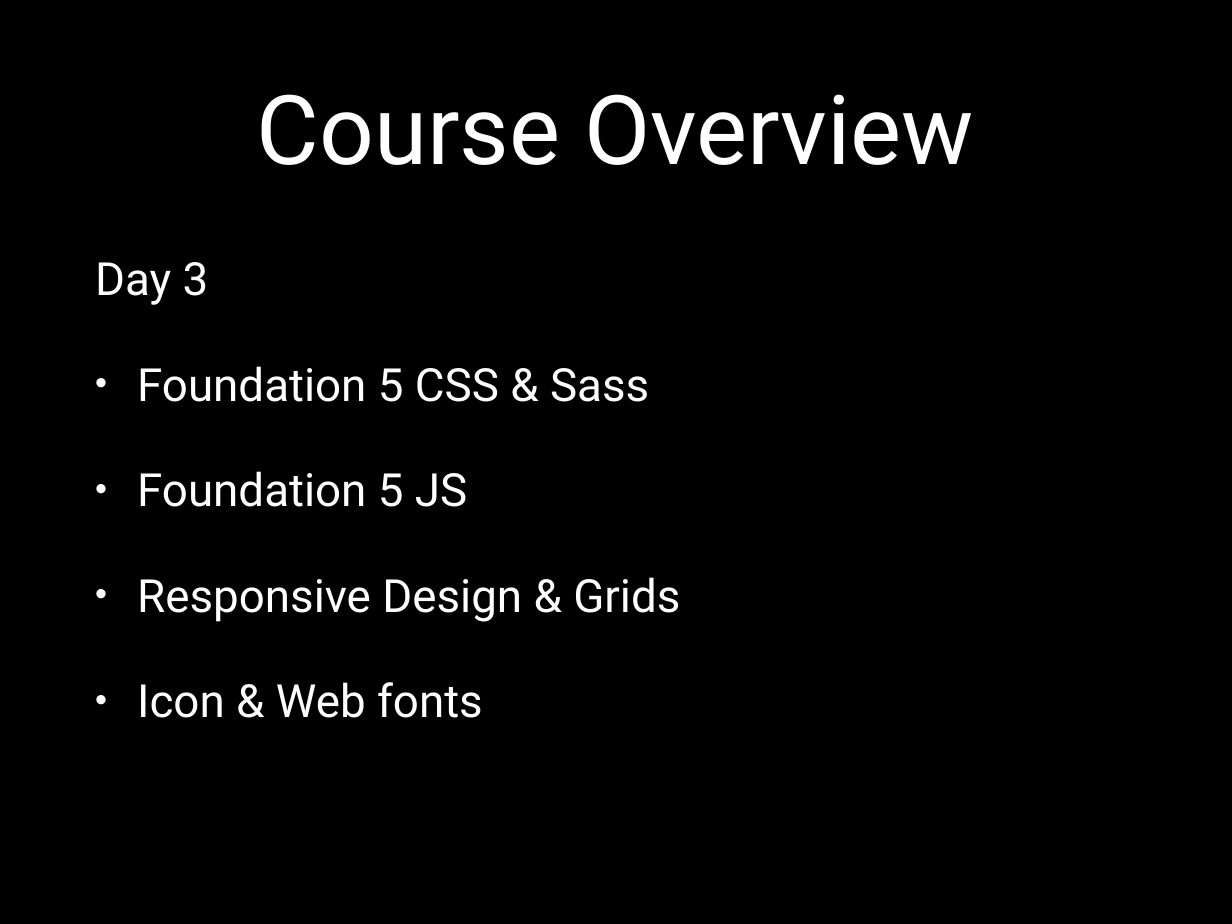
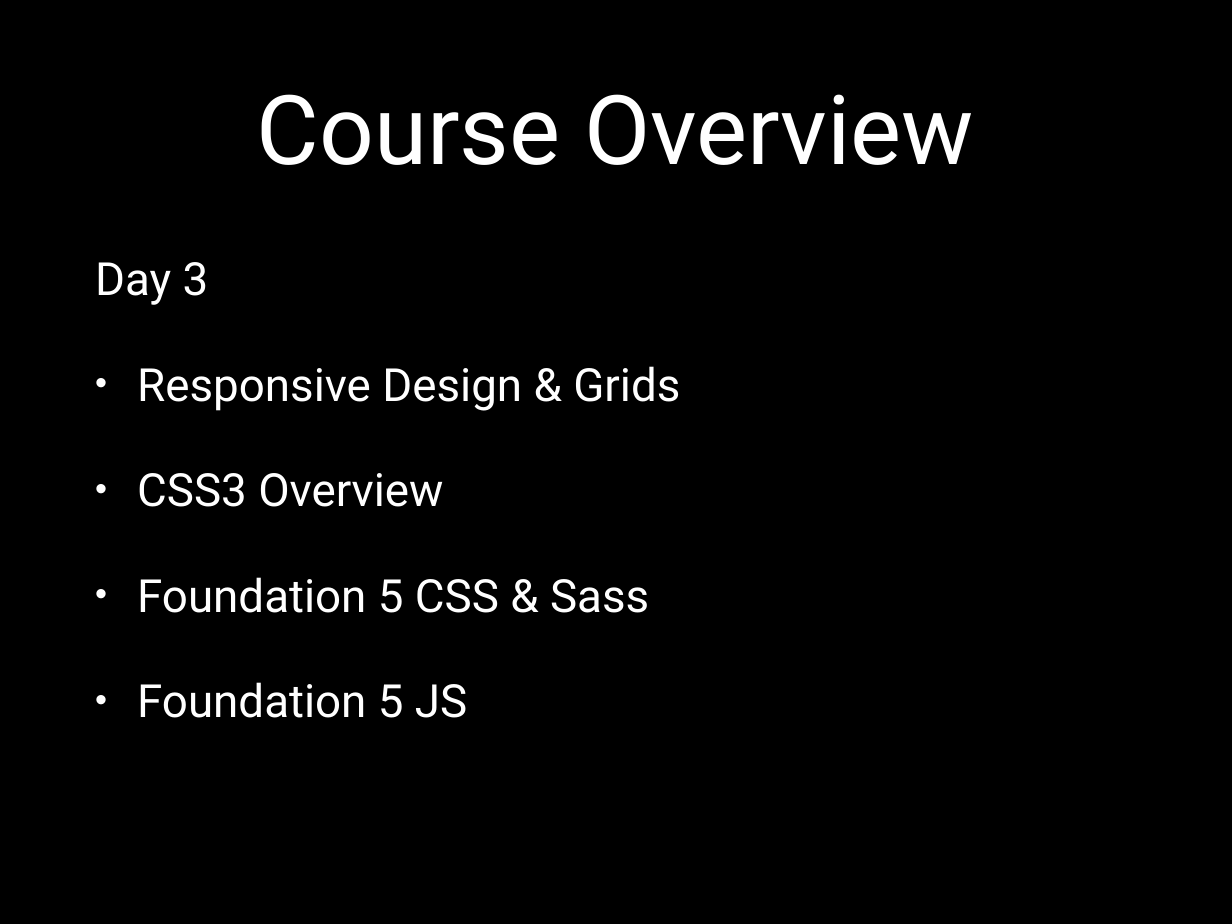
Before and after one commit to eliasjames/training-web-dev, a slide deck: slide 2 of intermediate-front-end/slides/powerpoint/day3.pptx. Drawn at 1232x924 pixels with LibreOffice and Linux fonts; fonts in the diff are those of the drawing. Boxes give left, top, right and bottom in pixels: in the first picture for what was removed or moved away, otherwise in the second. Text is boxed around its words. In the diff, an @@ line names an element or a change of style, - is before the commit and + after.

Commit message:
Slides

```diff
--- a/intermediate-front-end/slides/powerpoint/day3.pptx
+++ b/intermediate-front-end/slides/powerpoint/day3.pptx
@@ text at <box>137,366,680,507</box>: paragraphs added @@
+• Responsive Design & Grids
+• CSS3 Overview
@@ text at <box>137,577,680,718</box>: paragraphs removed @@
-• Responsive Design & Grids
-• Icon & Web fonts
```
Also in this commit, not shown: 39 slides added.
